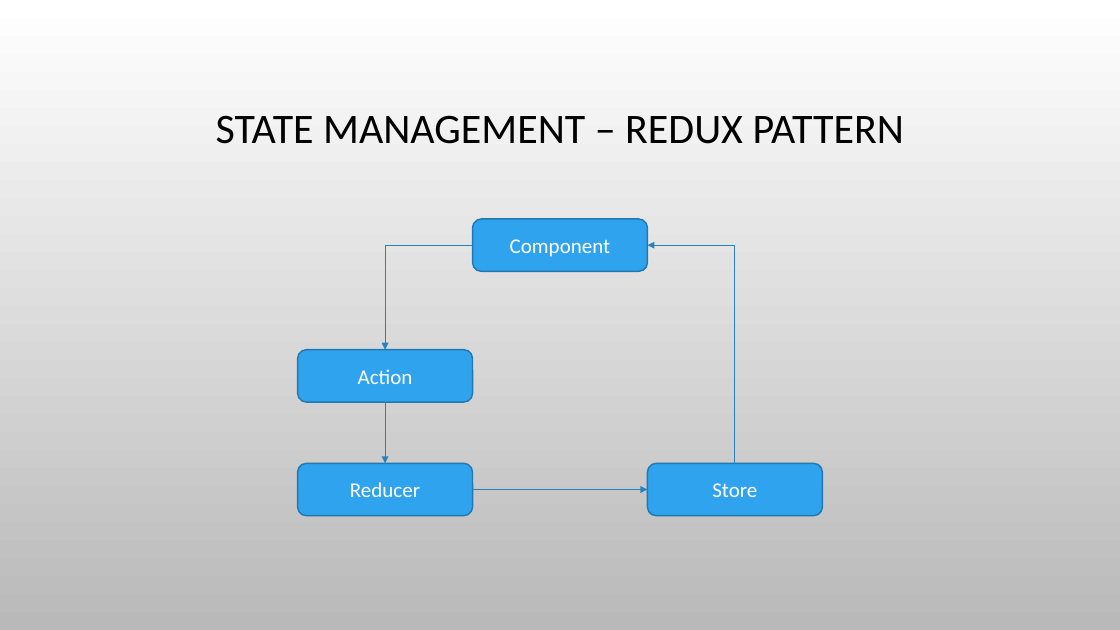
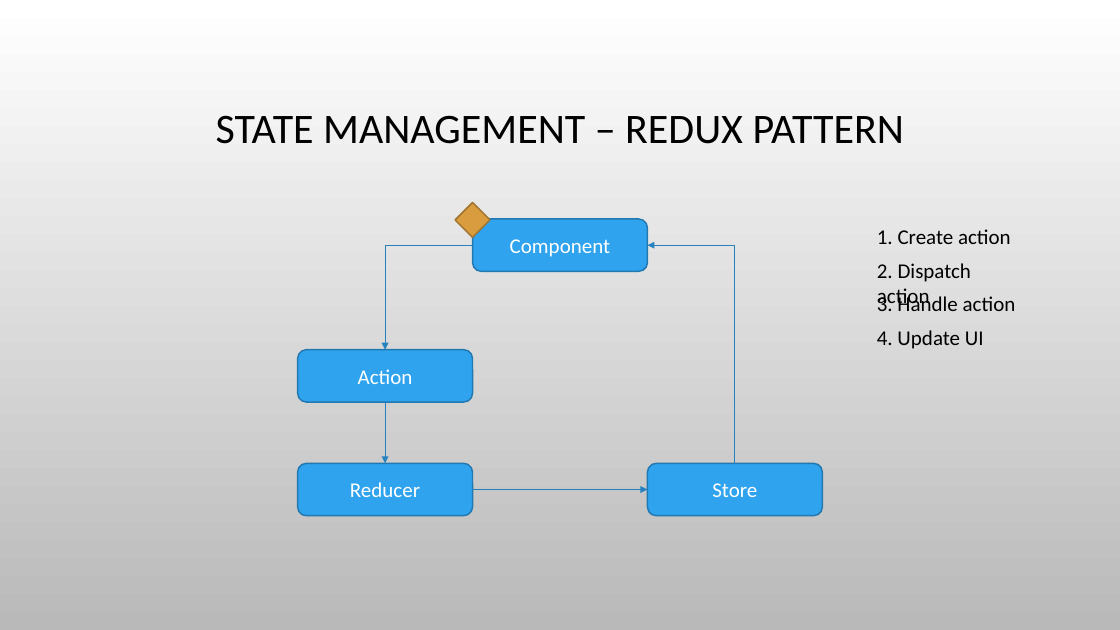
Before and after one commit to bertleemput/reactive-state-management, a slide deck: slide 9 of Reactive State Management.pptx. Drawn at 1120x630 pixels with LibreOffice and Linux fonts; fonts in the diff are those of the drawing; background and template pictures are left out. Boxes give left, top, right and bottom in pixels: in the first picture for what was removed or moved away, otherwise in the second. Text is boxed around its words. In the diff, an @@ line names an element or a change of style, - is before the commit and + after.

Commit message:
Update presentation

```diff
--- a/Reactive State Management.pptx
+++ b/Reactive State Management.pptx
@@ diamond added at (455, 202, 491, 238), fill #D99C3F, outline #A1732F 1.25 pt @@
@@ text added at (877, 229, 1011, 244), 18 pt, text #000000 @@
+1. Create action
@@ text added at (877, 263, 971, 309), 18 pt, text #000000 @@
+2. Dispatch action
@@ text added at (877, 294, 1016, 311), 18 pt, text #000000 @@
+3. Handle action
@@ text added at (877, 330, 984, 349), 18 pt, text #000000 @@
+4. Update UI
```
Also in this commit, not shown: 2 other slides changed, 1 slide added.
